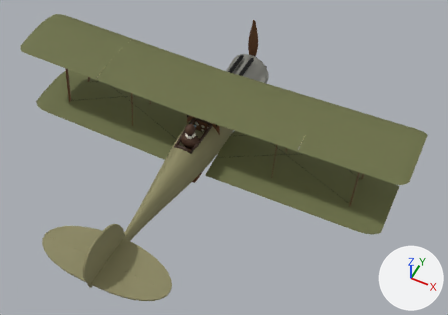
The glTF model public/models/spad_xiii.glb: old version first, new version second.
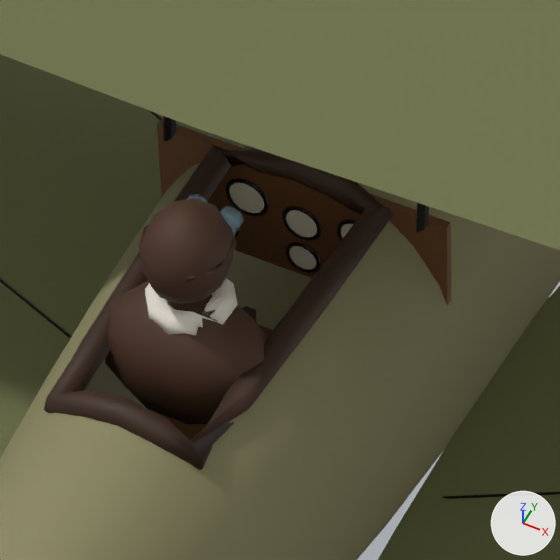
The first picture shows the older version from a 50 mm camera at (4.32, -8.17, 9.18) aimed at (0.66, -0.84, 0.02). The close-ups show the older and then the newer version on the part from 38% to 52% of the width and 32% to 52% of the height of that picture. Only the edits that show in the close-ups are written down. Lighting does not change. The marker at lower right points along +X, +Y and +Z. Where no turn or scale is listed for an object, it has been applied to the vertices. Vertices at exactly the same position are counted once.

The first close-up shows 'Coaming', 'CockpitInterior', 'Fuselage', 'Gauge_Compass', 'Gauge_RPM', 'Pilot_Figure', 'Wing_Lower_L', 'Wing_Lower_R', 'Wing_Upper_L', 'Wing_Upper_R', 'Wires' and 7 more.
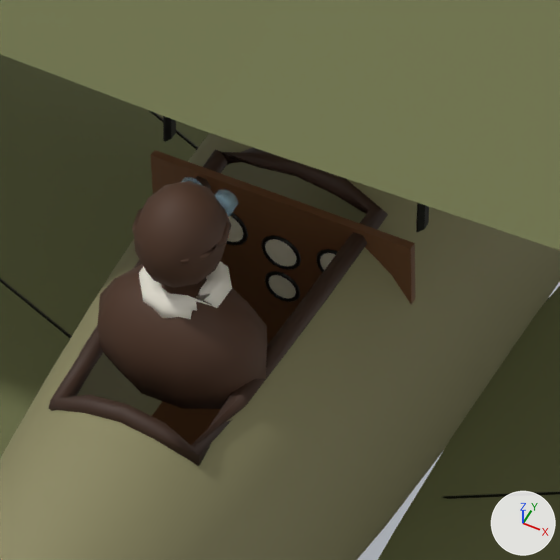
Pixel boxes [x1, y1, x2, y2] of what changed, in the close-ups (560 x 560 px; the box of a moved part takes in the faces that stretch with it):
'Pilot_Figure', moved
    before: [105, 194, 268, 424]
    after: [98, 177, 267, 409]
'CockpitInterior', reshaped
    before: [155, 119, 451, 440]
    after: [150, 150, 415, 445]
'Coaming', reshaped
    before: [44, 146, 393, 470]
    after: [49, 148, 388, 466]
'Gauge_Compass', moved
    before: [289, 246, 316, 270]
    after: [269, 275, 296, 299]
part 1 of me_cockpitinterior, moved or reshaped
    before: [157, 119, 451, 306]
    after: [150, 150, 415, 345]

The change, as a diff of the scene's bpy script:
```diff
--- a/public/models/spad_xiii.glb.py
+++ b/public/models/spad_xiii.glb.py
@@ me_cockpitinterior @@
 # used by ob_cockpitinterior; location = (0.0, 0.0, 0.0)
-me_cockpitinterior.from_pydata(...)  # 62 vertices, 96 faces; spans x -0.368..0.368, y -1.415..-0.315, z -0.338..0.418
+me_cockpitinterior.from_pydata(...)  # 62 vertices, 96 faces; spans x -0.328..0.328, y -1.415..-0.315, z -0.36..0.425
+# me_cockpitinterior part 1: the loose piece of 8 vertices spanning x -0.368..0.368, y -0.475..-0.455, z 0.098..0.418 is scaled about its middle by (0.894, 1, 2.45), then moved by (0.0, -0.1, -0.225)
 me_cockpitinterior.materials.append(mat_wood)
@@ me_coaming @@
 # used by ob_coaming; location = (0.0, 0.0, 0.0)
-me_coaming.from_pydata(...)  # 96 vertices, 192 faces; spans x -0.233..0.233, y -1.32..-0.45, z 0.327..0.487
+me_coaming.from_pydata(...)  # 96 vertices, 192 faces; spans x -0.222..0.222, y -1.309..-0.461, z 0.337..0.478
+# me_coaming part 2: 96 of 96 vertices moved; they spanned x -0.233..0.233, y -1.32..-0.45, z 0.327..0.487 and now span x -0.222..0.222, y -1.309..-0.461, z 0.337..0.478; mean shift (0.0, 0.0, 0.0)
 me_coaming.materials.append(mat_leather)
@@ me_pilot_figure @@
 # used by ob_pilot_figure; location = (0.0, 0.0, 0.0)
-me_pilot_figure.from_pydata(...)  # 304 vertices, 588 faces; spans x -0.205..0.205, y -1.135..-0.855, z 0.172..0.762
+me_pilot_figure.from_pydata(...)  # 304 vertices, 588 faces; spans x -0.205..0.205, y -1.155..-0.875, z 0.242..0.832
+# me_pilot_figure part 3: the whole mesh is moved by (0.0, -0.02, 0.07)
 me_pilot_figure.materials.append(mat_pilot)
@@ ob_gauge_compass @@
 ob_gauge_compass = bpy.data.objects.new('Gauge_Compass', me_gauge_compass)
-ob_gauge_compass.location = (0.0, -0.478, 0.158)
+ob_gauge_compass.location = (0.0, -0.578, 0.155)
```
